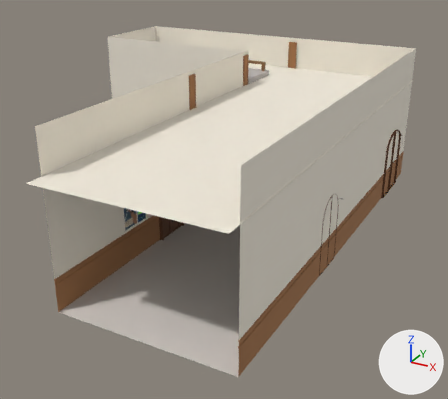
The FBX model Assets/05_Models/AM_model/corridor1.fbx: old version first, new version second.
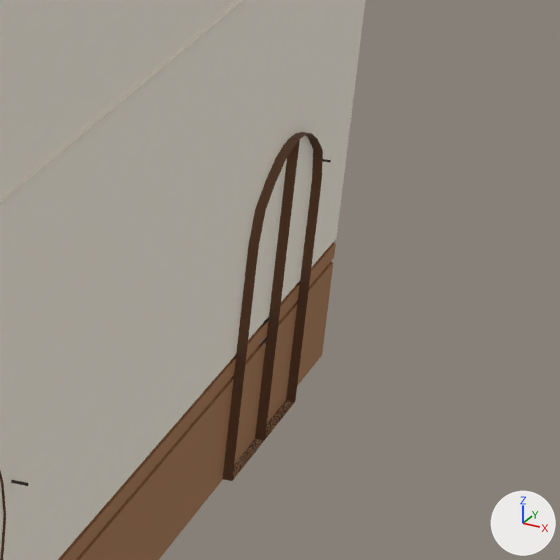
Each version is shown whole from a 50 mm camera at (0.344, -0.527, 0.214) aimed at (0.052, 0.003, -0.051), then close up on the part from 75% to 100% of the width and 26% to 54% of the height. Every picture has the same lights, and +X, +Y and +Z are marked at lower right. Where no turn or scale is listed for an object, it has been applied to the vertices. Vertices at the same position are counted once.

Before the edit, the objects in view are built like this:
```python
me_mesh = bpy.data.meshes.new('Mesh')
me_mesh.from_pydata(...)  # 13 vertices, 6 faces; spans x -0.187..0.185, y -0.232..0.232, z 0.044
me_mesh.materials.append(mat_material__100)  # picture img_corridor_png
me_mesh_001 = bpy.data.meshes.new('Mesh.001')
me_mesh_001.from_pydata(...)  # 5061 vertices, 4523 faces; spans x -0.187..0.187, y -0.216..0.232, z -0.083..0.083
# faces by material slot: [4499, 24]
me_mesh_001.materials.append(mat_material__100)  # picture img_corridor_png
me_mesh_001.materials.append(mat_material__101)  # picture img_wood_png
ob_corrodor1 = bpy.data.objects.new('corrodor1', me_mesh_001)
ob_corrodor1.location = (0.0, 0.0, 0.0)
ob_object193 = bpy.data.objects.new('Object193', me_mesh)
ob_object193.location = (0.0001, 0.0, 0.0)
```
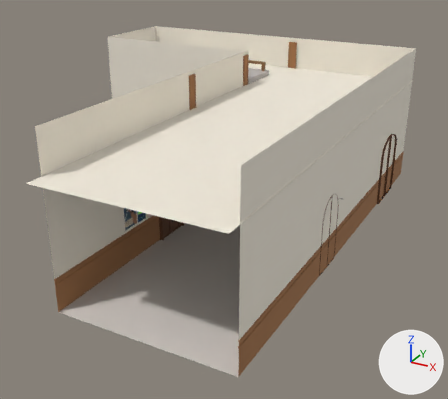
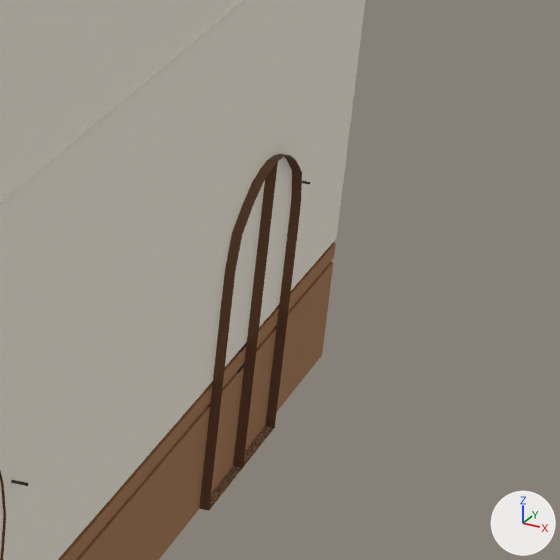
Location of each change, [x1, y1, x2, y2] in pixels of the close-ups (560 x 560 px; the box of a moved part takes in the faces that stretch with it):
part 1 of me_mesh_001, moved or reshaped: before [322, 159, 331, 162]; after [302, 181, 310, 184]
part 2 of me_mesh_001, added (brown): after [199, 160, 277, 510]
part 3 of me_mesh_001, moved or reshaped: before [261, 317, 269, 346]; after [238, 342, 247, 373]
part 4 of me_mesh_001, moved or reshaped: before [232, 132, 323, 481]; after [243, 154, 302, 465]

The edits, one by one:
me_mesh_001 is used by ob_corrodor1; location (0.0, 0.0, 0.0).
me_mesh_001 had 5061 vertices, 4523 faces and spanned x -0.187..0.187, y -0.216..0.232, z -0.083..0.083.
me_mesh_001 now has 5072 vertices, 4526 faces and spans x -0.187..0.187, y -0.216..0.232, z -0.083..0.083.
me_mesh_001 part 1: the loose piece of 131 vertices spanning x 0.148..0.187, y 0.2..0.201, z -0.015..-0.009 is moved by (0.0, -0.019, 0.0).
me_mesh_001 part 2: the loose piece of 118 vertices spanning x 0.18..0.186, y 0.142..0.169, z -0.075..-0.001 is copied, and the copy is moved by (0.0, -0.019, 0.0); it spans x 0.18..0.186, y 0.123..0.151, z -0.075..-0.001.
me_mesh_001 part 3: the loose piece of 4 vertices spanning x 0.184, y 0.165..0.175, z -0.074..-0.002 is moved by (0.0, -0.019, 0.0).
me_mesh_001 part 4: 234 vertices moved from x 0.154..0.186, y 0.142..0.217, z -0.075..-0.006 to x 0.154..0.186, y 0.151..0.223, z -0.075..-0.001; 225 vertices removed from x 0.159..0.186, y 0.142..0.22, z -0.075..-0.001; 111 vertices added at x 0.152..0.186, y 0.151..0.22, z -0.075..-0.001.
